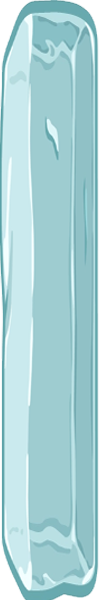
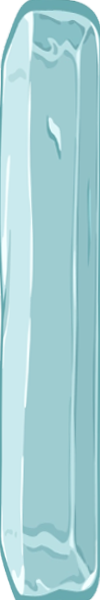
Layered file, before and after one edit (100 x 600). Changes by layer:
painted on "Layer 1" over bbox(0, 0, 100, 600)
